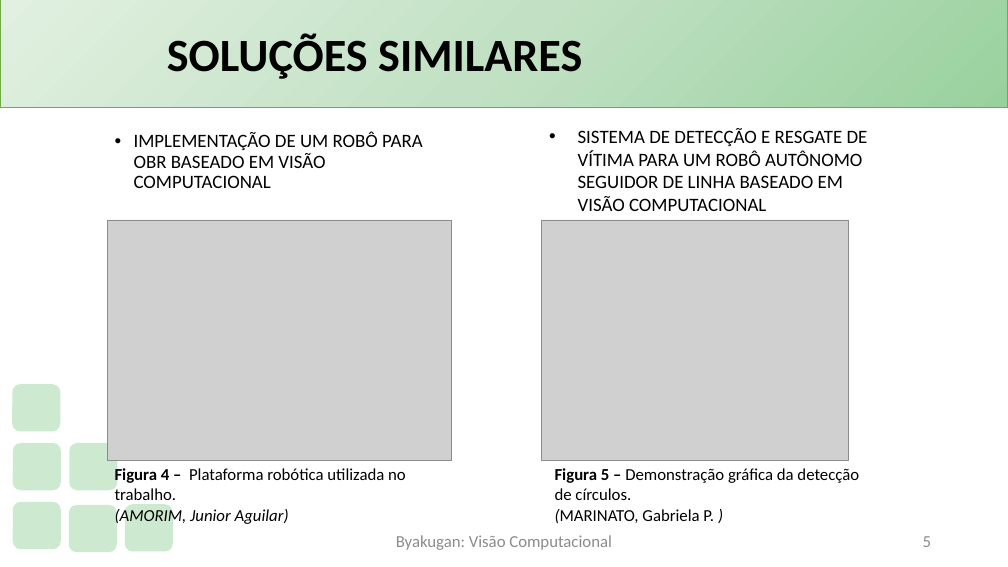
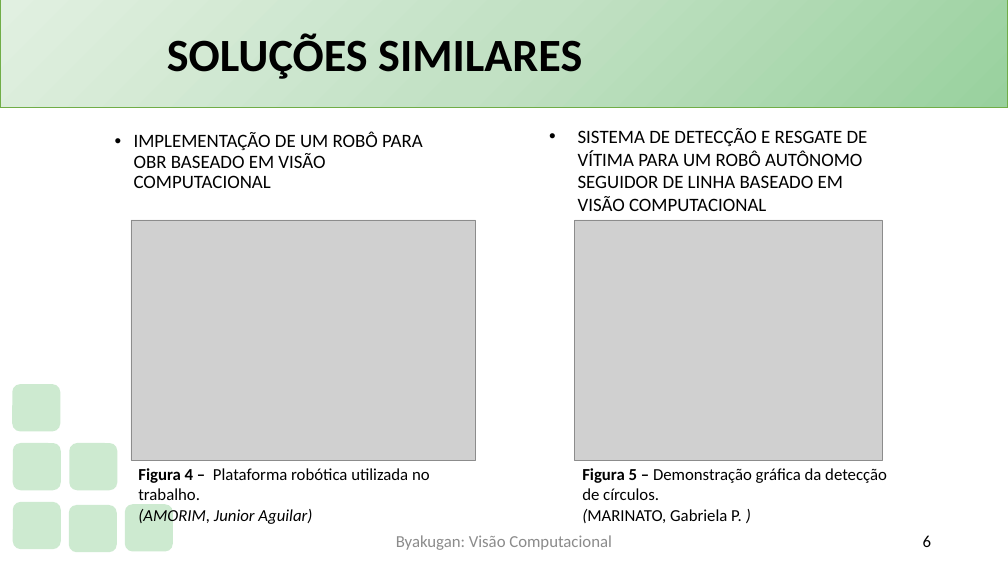
Before and after one commit to PauloVLB/Projeto_Integrador, a slide deck: slide 6 of Slide.pptx (slide 5 before the commit). Drawn at 1008x567 pixels with LibreOffice and Linux fonts; fonts in the diff are those of the drawing; grey boxes stand for pictures; background and template pictures are left out. Boxes give left, top, right and bottom in pixels: in the first picture for what was removed or moved away, otherwise in the second. Text is boxed around its words. In the diff, an @@ line names an element or a change of style, - is before the commit and + after.

```diff
--- a/Slide.pptx
+++ b/Slide.pptx
@@ picture: place and size @@
-picture at (107,220,452,461)
+picture at (131,220,476,461)
@@ picture: place and size @@
-picture at (542,220,849,461)
+picture at (575,220,882,461)
@@ text "Figura 4 – Plataforma robótica ...": place and size @@
-text "Figura 4 – Plataforma robótica ..." at (115,467,406,525)
+text "Figura 4 – Plataforma robótica ..." at (138,468,430,525)
@@ text "Figura 5 – Demonstração gráfica ...": place and size @@
-text "Figura 5 – Demonstração gráfica ..." at (555,468,859,523)
+text "Figura 5 – Demonstração gráfica ..." at (582,468,887,523)
@@ page number at (923,535,931,547): text changed; text colour #8C8C8C to #000000 @@
-5
+6
```
Also in this commit, not shown: 4 other slides changed, 1 slide added, 4 other files.
